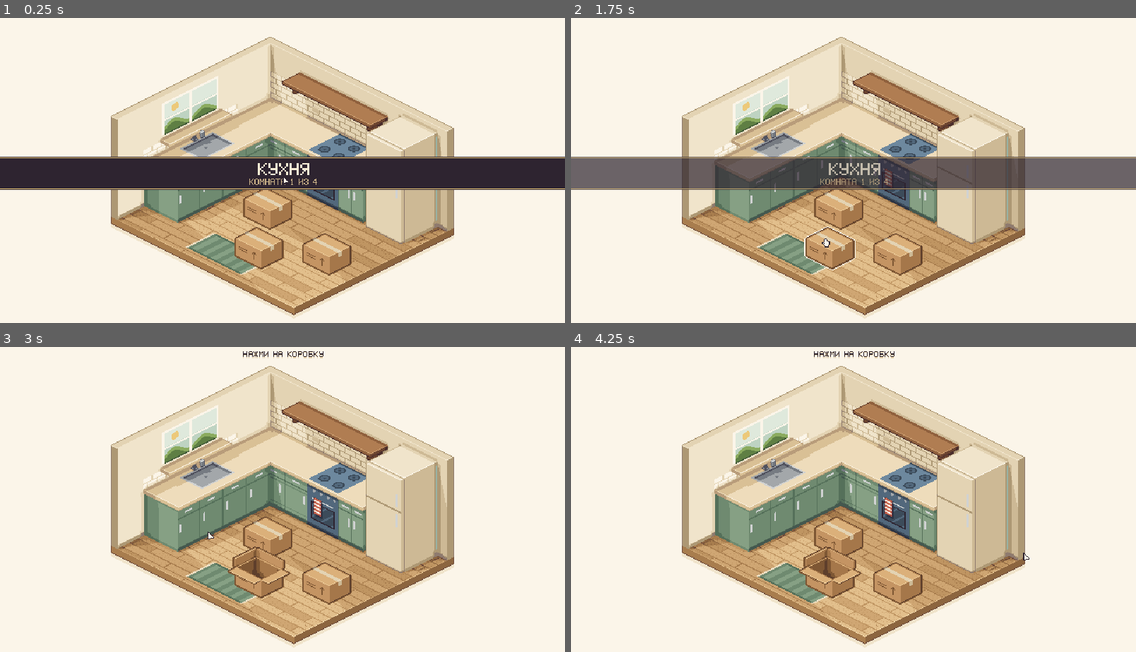
Above: before the commit, frames 1-4 (two rows, left to right).
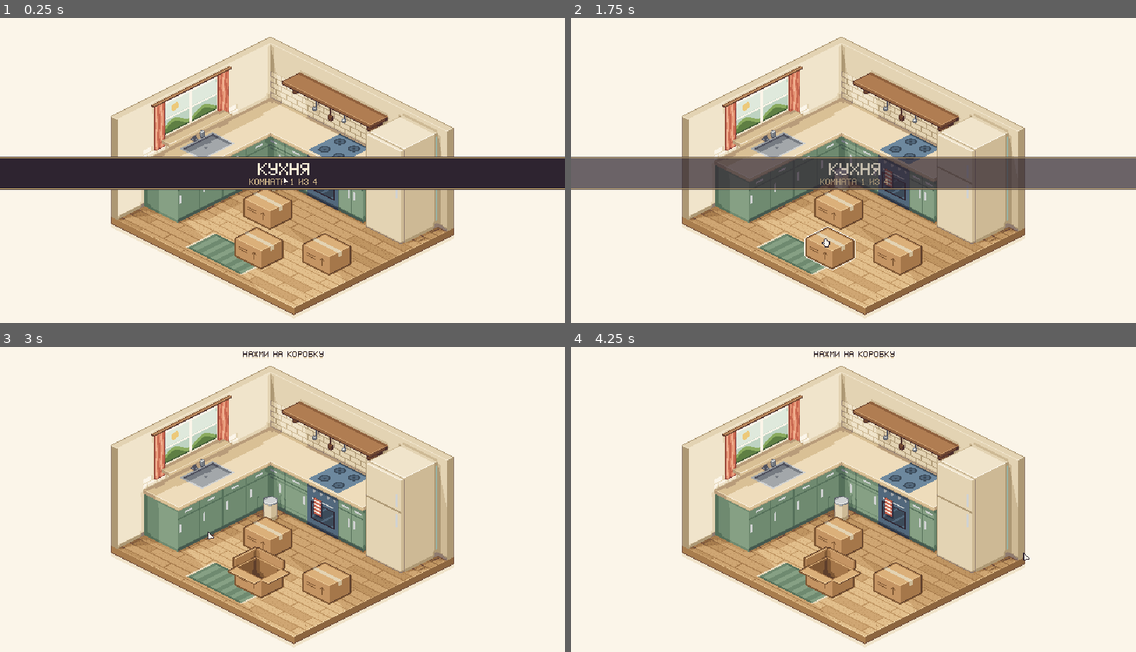
Above: after the commit, the same moments.

Repository: danilmotorin67-cyber/unpack
Game: Godot game, scene res://scenes/main.tscn
The game is run twice, just before and just after one commit, with the same random seed, the same clock (stepped at 60 frames per second) and the same inputs.
Inputs (mouse positions are in pixels of both pictures, inside the frame that each line leads up to):
- Up to frame 1 (0.25 s): no input
- Up to frame 2 (1.75 s): tap Enter at 0.5 s; move the mouse to (977, 161) at 0.52 s; tap M at 0.6 s; click (977, 161) at 0.67 s; tap Space at 0.77, 1.25 s; drag from (740, 191) to (825, 240) at 1.27 s
- Up to frame 3 (3 s): move the mouse to (339, 435) at 2.02 s; tap Enter at 2.1, 2.75 s; click (339, 435) at 2.17 s; drag from (254, 569) to (113, 456) at 2.77 s
- Up to frame 4 (4.25 s): tap Space at 3.5, 3.77 s; move the mouse to (1023, 551) at 3.52 s; tap R at 3.6 s; click (1023, 551) at 3.67 s

The runs differ from the first frame. In frame 1, 0.9% of the frame differs, in the area x 26-62%, y 15-57%; in frame 2, 1.0%; in frame 3, 1.1%; in frame 4, 1.1%.

Commit message:
Мелочи в комнатах и прорисовка тканей
Ткани: складки, объём подушек, заломы на пледах (folds, puff, wrinkles).
Шторы на окнах, рейлинг с утварью и ведро на кухне, шторка, полотенце и
весы в ванной, свисающий плед, гирлянда, рюкзак и тапочки в спальне,
диванные подушки, плед, пуф, колонка и провод в гостиной. Подушки,
полотенца и одежда среди предметов тоже объёмные.

Co-Authored-By: Claude Opus 5.5 <noreply@anthropic.com>
Claude-Session: https://claude.ai/code/session_01S4yhpqFcJEw2QoDdGk3XzY

Diff:
--- a/game/scripts/art_data.gd
+++ b/game/scripts/art_data.gd
@@ -86,7 +86,7 @@
 			"fridge": {"closed": "res://assets/sprites/kitchen_fridge_closed.png", "open": "res://assets/sprites/kitchen_fridge_open.png", "closed_pos": Vector2(413, 130), "open_pos": Vector2(372, 130), "closed_depth": 173, "open_depth": 171},
 		},
 		"zones": [
-			{"id": "wall_l", "tag": "wall", "wall": "L", "u0": -40, "u1": -6, "z0": 50, "z1": 82},
+			{"id": "wall_l", "tag": "wall", "wall": "L", "u0": -36, "u1": -6, "z0": 50, "z1": 82},
 			{"id": "wall_r", "tag": "wall", "wall": "R", "u0": 2, "u1": 24, "z0": 63, "z1": 82},
 			{"id": "sill", "tag": "sill", "x0": 0, "y0": 43, "x1": 9, "y1": 93, "z": 50.5, "max_h": 30},
 			{"id": "shelf", "tag": "shelf", "x0": 25, "y0": 0, "x1": 100, "y1": 15, "z": 73, "max_h": 12},
@@ -106,7 +106,7 @@
 			"mirror": {"closed": "res://assets/sprites/bathroom_mirror_closed.png", "open": "res://assets/sprites/bathroom_mirror_open.png", "closed_pos": Vector2(322, 63), "open_pos": Vector2(272, 63), "closed_depth": 67.5, "open_depth": 67.5},
 		},
 		"zones": [
-			{"id": "bath", "tag": "bath", "x0": 3, "y0": 69, "x1": 27, "y1": 125, "z": 4, "max_h": 30},
+			{"id": "bath", "tag": "bath", "x0": 3, "y0": 69, "x1": 27, "y1": 102, "z": 4, "max_h": 30},
 			{"id": "sink", "tag": "sink", "x0": 17, "y0": 0, "x1": 63, "y1": 26, "z": 33, "max_h": 14},
 			{"id": "mirror_0", "tag": "mirror", "x0": 24, "y0": 1, "x1": 56, "y1": 7.5, "z": 50, "max_h": 9.5, "container": "mirror"},
 			{"id": "mirror_1", "tag": "mirror", "x0": 24, "y0": 1, "x1": 56, "y1": 7.5, "z": 61.5, "max_h": 10, "container": "mirror"},
@@ -124,7 +124,7 @@
 		},
 		"zones": [
 			{"id": "wall_r", "tag": "wall", "wall": "R", "u0": 4, "u1": 55, "z0": 36, "z1": 82},
-			{"id": "wall_l", "tag": "wall", "wall": "L", "u0": -128, "u1": -96, "z0": 34, "z1": 82},
+			{"id": "wall_l", "tag": "wall", "wall": "L", "u0": -128, "u1": -99, "z0": 34, "z1": 82},
 			{"id": "bed", "tag": "bed", "x0": 18, "y0": 37, "x1": 46, "y1": 97, "z": 21, "max_h": 40},
 			{"id": "nightstand", "tag": "nightstand", "x0": 0, "y0": 104, "x1": 18, "y1": 122, "z": 22, "max_h": 40},
 			{"id": "wardrobe_0", "tag": "wardrobe", "x0": 60, "y0": 1, "x1": 96, "y1": 23, "container": "wardrobe", "z": 4, "max_h": 24},
@@ -140,8 +140,8 @@
 			"sideboard": {"closed": "res://assets/sprites/living_sideboard_closed.png", "open": "res://assets/sprites/living_sideboard_open.png", "closed_pos": Vector2(158, 183), "open_pos": Vector2(195, 183), "closed_depth": 147.5, "open_depth": 145.5},
 		},
 		"zones": [
-			{"id": "wall_l1", "tag": "wall", "wall": "L", "u0": -58, "u1": -20, "z0": 44, "z1": 82},
-			{"id": "wall_l2", "tag": "wall", "wall": "L", "u0": -128, "u1": -102, "z0": 36, "z1": 82},
+			{"id": "wall_l1", "tag": "wall", "wall": "L", "u0": -54, "u1": -20, "z0": 44, "z1": 82},
+			{"id": "wall_l2", "tag": "wall", "wall": "L", "u0": -128, "u1": -106, "z0": 36, "z1": 82},
 			{"id": "wall_r", "tag": "wall", "wall": "R", "u0": 30, "u1": 88, "z0": 34, "z1": 82},
 			{"id": "sofa", "tag": "sofa", "x0": 36, "y0": 6, "x1": 84, "y1": 24, "z": 16, "max_h": 30},
 			{"id": "table", "tag": "table", "x0": 50, "y0": 44, "x1": 84, "y1": 70, "z": 14, "max_h": 40},
Binary file changed: game/assets/sprites/bathroom_bg.png
Not shown, changed: game/assets/sprites/bathroom_bg.png.import
Not shown, changed: game/assets/sprites/bathroom_mirror_closed.png.import
Not shown, changed: game/assets/sprites/bathroom_mirror_open.png.import
Binary file changed: game/assets/sprites/bedroom_bg.png
Not shown, changed: game/assets/sprites/bedroom_bg.png.import
Binary file changed: game/assets/sprites/bedroom_wardrobe_closed.png
Not shown, changed: game/assets/sprites/bedroom_wardrobe_closed.png.import
Not shown, changed: game/assets/sprites/bedroom_wardrobe_open.png.import
Not shown, changed: game/assets/sprites/box_closed.png.import
Not shown, changed: game/assets/sprites/box_open.png.import
Not shown, changed: game/assets/sprites/cursor_arrow.png.import
(and 83 more such lines)
